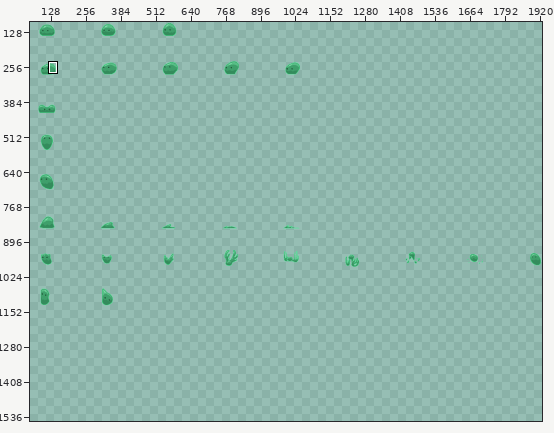
A sprite sheet gets an edit: Ingame/game_objects/player/sprites/player.png. The first picture is a wide view before the edit; the outline marks the close-up.
Close-up. Old version:
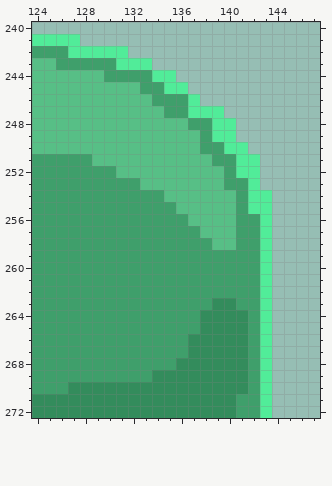
The file is 640x512 pixels. Shown: x 124..147, y 240..272. The old version is drawn lined up with the new one. The wide view leaves out empty margins. The commit also changed other parts of the picture, which this record leaves out.
After the commit:
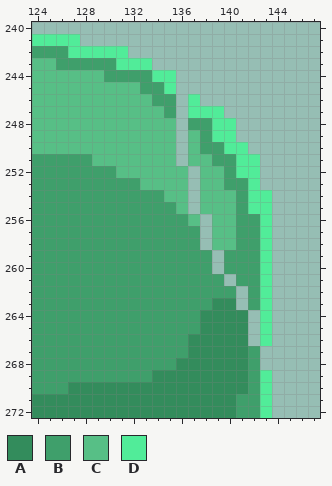
Palette (. is transparent): A #338c5c  B #3f9f6b  C #57bf86  D #51ec99
Edits made:
canvas 640x512 -> 2016x1551; drawings rearranged on the sheet (the old picture shows each at its new place; 2 dropped ones are not shown)
@@ x 134..145 @@
 244 DD..........
-245 BDD.........
-246 BBBD........
-247 CBBDDD......
-248 CCCBBDD.....
-249 CCCCBDD.....
-250 CCCCBBDD....
-251 CCCCCBBDD...
-252 CCCCCCBDD...
-253 CCCCCCBBD...
-254 BCCCCCCBDD..
-255 BBCCCCCBDD..
-256 BBBCCCCBBD..
-257 BBBBCCCBBD..
-258 BBBBBCCBBD..
-259 BBBBBBBBBD..
-260 BBBBBBBBBD..
-261 BBBBBBBBBD..
-262 BBBBBBBBBD..
-263 BBBBBAABBD..
-264 BBBBAAAABD..
-265 BBBBAAAABD..
-266 BBBAAAAABD..
-267 BBBAAAAABD..
-268 BBAAAAAABD..
+245 BD..........
+246 BB.D........
+247 CB.DDD......
+248 CC.BBDD.....
+249 CC.CBDD.....
+250 CC.CBBDD....
+251 CC.CCBBDD...
+252 CCC.CCBDD...
+253 CCC.CCBBD...
+254 BCC.CCCBDD..
+255 BBC.CCCBDD..
+256 BBBC.CCBBD..
+257 BBBB.CCBBD..
+258 BBBB.CCBBD..
+259 BBBBB.BBBD..
+260 BBBBB.BBBD..
+261 BBBBBB.BBD..
+262 BBBBBBB.BD..
+263 BBBBBAA.BD..
+264 BBBBAAAA.D..
+265 BBBBAAAA.D..
+266 BBBAAAAA.D..
+267 BBBAAAAAB...
+268 BBAAAAAAB...
 269 AAAAAAAABD..
Where, in picture pixels (left, top, right, bottom), the same in both close-ups:
erased: (176, 82, 272, 370)
